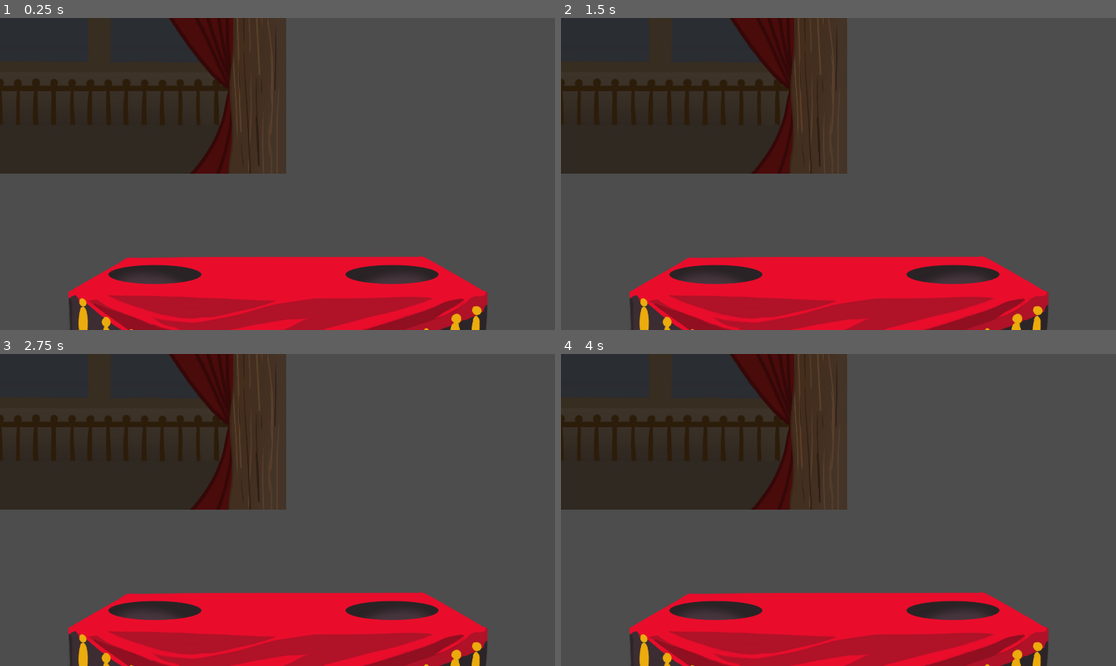
Above: before the commit, frames 1-4 (two rows, left to right).
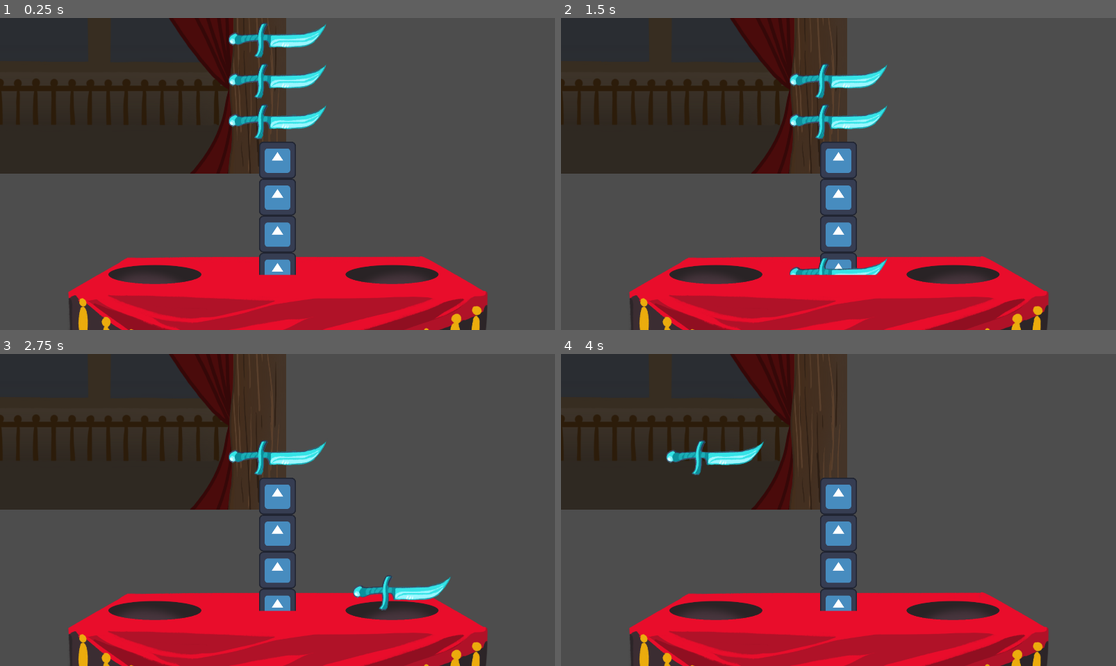
Above: after the commit, the same moments.

Repository: entityJY/wizard-sorting
Game: Godot game, scene res://levels/level_1/level_1.tscn
The game is run twice, just before and just after one commit, with the same random seed, the same clock (stepped at 60 frames per second) and the same inputs. This scene is started directly instead of the project's main scene. The engine's default icon, where the game draws it, is replaced by a stand-in: a white triangle on a blue panel in a dark square.
Inputs:
- Up to frame 1 (0.25 s): no input
- Up to frame 2 (1.5 s): tap Enter at 0.5 s; hold Right (right) 0.53-1.28 s; hold Down (down) from 1.28 s (still down)
- Up to frame 3 (2.75 s): tap Space at 2 s; release Down (down) at 2.03 s; hold Right (right) from 2.03 s (still down)
- Up to frame 4 (4 s): tap Enter at 3.5 s; release Right (right) at 3.53 s; hold Left (left) from 3.53 s (still down)

The runs differ from the first frame. In frame 1, 4.1% of the frame differs, in the area x 41-59%, y 1-83%; in frame 2, 3.7%; in frame 3, 3.4%; in frame 4, 2.7%.

Commit message:
Finished visuals

Diff:
--- a/items/basic_item.gd
+++ b/items/basic_item.gd
@@ -3,7 +3,8 @@
 
 @export var attributes: Array[String]
 @export var effects: Array[Effect]
-@export var sprite: Resource
+@export var sprite: Texture2D
+var attached_node: ItemScene = null
 
 func on_sort(user_effects: UserEffects):
 	for effect in effects:
@@ -16,3 +17,8 @@
 func on_enter_active_sort(user_effects: UserEffects):
 	for effect in effects:
 		effect.on_enter_active_sort(user_effects)
+
+func set_attached_target(target: Vector2):
+	attached_node.sorted = true
+	if attached_node:
+		attached_node.target_position = target
--- a/items/blue_knife.tres
+++ b/items/blue_knife.tres
@@ -1,10 +1,11 @@
-[gd_resource type="Resource" script_class="Item" load_steps=4 format=3 uid="uid://dptm46shc720i"]
+[gd_resource type="Resource" script_class="Item" load_steps=4 format=3 uid="uid://dxgdjwptdx0cn"]
 
 [ext_resource type="Script" uid="uid://5vfpq1c3oeq8" path="res://resources/effects/basic_effect.gd" id="1_v330t"]
 [ext_resource type="Script" uid="uid://drjgkm8r1ypcg" path="res://items/basic_item.gd" id="2_8y1ok"]
 [ext_resource type="Texture2D" uid="uid://cpl3twwukqr3v" path="res://assets/blue knife.png" id="3_8y1ok"]
 
 [resource]
+resource_local_to_scene = true
 script = ExtResource("2_8y1ok")
 sprite = ExtResource("3_8y1ok")
 metadata/_custom_type_script = "uid://drjgkm8r1ypcg"
--- /dev/null
+++ b/items/blue_knife.tscn
@@ -0,0 +1,9 @@
+[gd_scene load_steps=3 format=3 uid="uid://dlr50mqa38l6e"]
+
+[ext_resource type="Script" uid="uid://drjgkm8r1ypcg" path="res://items/basic_item.gd" id="1_0q4rs"]
+[ext_resource type="Texture2D" uid="uid://cpl3twwukqr3v" path="res://assets/blue knife.png" id="1_5qt0x"]
+
+[node name="BlueKnife" type="Sprite2D"]
+texture = ExtResource("1_5qt0x")
+script = ExtResource("1_0q4rs")
+metadata/_custom_type_script = "uid://drjgkm8r1ypcg"
--- a/items/blue_potion.tres
+++ b/items/blue_potion.tres
@@ -5,6 +5,7 @@
 [ext_resource type="Texture2D" uid="uid://bp4wjd31mnu8b" path="res://assets/blue potion.png" id="3_dyqxh"]
 
 [resource]
+resource_local_to_scene = true
 script = ExtResource("2_dyqxh")
 attributes = Array[String](["potion", "blue"])
 sprite = ExtResource("3_dyqxh")
--- a/items/bow.tres
+++ b/items/bow.tres
@@ -5,6 +5,7 @@
 [ext_resource type="Texture2D" uid="uid://dadk8tgqwamsc" path="res://icon.svg" id="3_65rus"]
 
 [resource]
+resource_local_to_scene = true
 script = ExtResource("2_65rus")
 attributes = Array[String](["ranged", "pierce"])
 sprite = ExtResource("3_65rus")
--- a/items/hammer.tres
+++ b/items/hammer.tres
@@ -1,10 +1,11 @@
-[gd_resource type="Resource" script_class="Item" load_steps=4 format=3 uid="uid://cdd0hn52p0g8q"]
+[gd_resource type="Resource" script_class="Item" load_steps=4 format=3 uid="uid://cxwjyucgeju8o"]
 
 [ext_resource type="Script" uid="uid://5vfpq1c3oeq8" path="res://resources/effects/basic_effect.gd" id="1_4l7ey"]
 [ext_resource type="Script" uid="uid://drjgkm8r1ypcg" path="res://items/basic_item.gd" id="2_na6ny"]
 [ext_resource type="Texture2D" uid="uid://dadk8tgqwamsc" path="res://icon.svg" id="3_na6ny"]
 
 [resource]
+resource_local_to_scene = true
 script = ExtResource("2_na6ny")
 attributes = Array[String](["blunt", "melee"])
 sprite = ExtResource("3_na6ny")
--- a/items/knife.tres
+++ b/items/knife.tres
@@ -1,10 +1,11 @@
-[gd_resource type="Resource" script_class="Item" load_steps=4 format=3 uid="uid://brf5m8q0pmjd"]
+[gd_resource type="Resource" script_class="Item" load_steps=4 format=3 uid="uid://bhrgju2sfgtru"]
 
 [ext_resource type="Script" uid="uid://5vfpq1c3oeq8" path="res://resources/effects/basic_effect.gd" id="1_q5u4v"]
 [ext_resource type="Script" uid="uid://drjgkm8r1ypcg" path="res://items/basic_item.gd" id="2_crodb"]
 [ext_resource type="Texture2D" uid="uid://dadk8tgqwamsc" path="res://icon.svg" id="3_crodb"]
 
 [resource]
+resource_local_to_scene = true
 script = ExtResource("2_crodb")
 attributes = Array[String](["cut", "melee"])
 sprite = ExtResource("3_crodb")
--- a/items/red_mace.tres
+++ b/items/red_mace.tres
@@ -1,10 +1,11 @@
-[gd_resource type="Resource" script_class="Item" load_steps=4 format=3 uid="uid://ceqj0ocm8lgn4"]
+[gd_resource type="Resource" script_class="Item" load_steps=4 format=3 uid="uid://bc2wyf85lloq4"]
 
 [ext_resource type="Script" uid="uid://5vfpq1c3oeq8" path="res://resources/effects/basic_effect.gd" id="1_ooxok"]
 [ext_resource type="Script" uid="uid://drjgkm8r1ypcg" path="res://items/basic_item.gd" id="2_a1hsx"]
 [ext_resource type="Texture2D" uid="uid://dhbnva0sv6wv3" path="res://assets/red mace.png" id="3_a1hsx"]
 
 [resource]
+resource_local_to_scene = true
 script = ExtResource("2_a1hsx")
 attributes = Array[String](["weapon", "red"])
 sprite = ExtResource("3_a1hsx")
--- a/items/red_potion.tres
+++ b/items/red_potion.tres
@@ -1,10 +1,11 @@
-[gd_resource type="Resource" script_class="Item" load_steps=4 format=3 uid="uid://dusog6cxrgkx2"]
+[gd_resource type="Resource" script_class="Item" load_steps=4 format=3 uid="uid://cdxtiijwx4pfu"]
 
 [ext_resource type="Script" uid="uid://5vfpq1c3oeq8" path="res://resources/effects/basic_effect.gd" id="1_qogcl"]
 [ext_resource type="Script" uid="uid://drjgkm8r1ypcg" path="res://items/basic_item.gd" id="2_va37j"]
 [ext_resource type="Texture2D" uid="uid://bu85ibb8evsbm" path="res://assets/red potion.png" id="3_va37j"]
 
 [resource]
+resource_local_to_scene = true
 script = ExtResource("2_va37j")
 attributes = Array[String](["potion", "red"])
 sprite = ExtResource("3_va37j")
--- a/levels/level.gd
+++ b/levels/level.gd
@@ -1,13 +1,18 @@
 extends Node2D
 
 
-@export var unsorted_stack: ItemStack
+@export var starting_stack: ItemStack
+var unsorted_stack: ItemStack
 var left_stack: Array[Item]
 var right_stack: Array[Item]
 var discard_stack: Array[Item]
 
 signal stack_sorted(score: int)
 var user_effects: UserEffects = UserEffects.new()
+
+
+func _ready():
+	start_level()
 
 func _process(_delta):
 	var left = Input.is_action_just_pressed("left")
@@ -21,16 +26,19 @@
 	if left:
 		var item = unsorted_stack.pop_front()
 		item.on_sort(user_effects)
+		item.set_attached_target($LeftStack.global_position)
 		left_stack.append(item)
 
 	if right:
 		var item = unsorted_stack.pop_front()
 		item.on_sort(user_effects)
+		item.set_attached_target($RightStack.global_position)
 		right_stack.append(item)
 
 	if down:
 		var item = unsorted_stack.pop_front()
 		item.on_discard(user_effects)
+		item.set_attached_target(Vector2(0, 450))
 		discard_stack.append(item)
 
 	if left or right or down:
@@ -39,6 +47,7 @@
 
 	if unsorted_stack.is_empty():
 		calculate_score()
+
 
 func sort_dict(a: String, b: String, dict: Dictionary):
 	return true if dict[a] > dict[b] else false
@@ -96,3 +105,24 @@
 			score -= 1
 
 	stack_sorted.emit(score)
+
+
+func start_level():
+	var item_array: Array[Item]
+	for item in starting_stack.item_stack:
+		item_array.append(item.duplicate())
+	unsorted_stack = ItemStack.new(item_array, starting_stack.randomized_order)
+
+	var start_position: Vector2 = $ItemStack.global_position
+	var prev_height: int = 0
+	unsorted_stack.item_stack.reverse()
+	for item in unsorted_stack.item_stack:
+		@warning_ignore("integer_division")
+		start_position.y -= (item.sprite.get_height() + prev_height) / 2
+		var scene: ItemScene = ItemScene.new(item.sprite)
+		scene.global_position = start_position
+		scene.target_position = start_position
+		item.attached_node = scene
+		$InstantiatedItems.add_child(scene)
+		prev_height = item.sprite.get_height()
+	unsorted_stack.item_stack.reverse()
--- a/levels/level_1/level_1.tscn
+++ b/levels/level_1/level_1.tscn
@@ -2,31 +2,34 @@
 
 [ext_resource type="Script" uid="uid://5y0d4l88w2nq" path="res://levels/level.gd" id="1_k1ttk"]
 [ext_resource type="Script" uid="uid://drjgkm8r1ypcg" path="res://items/basic_item.gd" id="2_45440"]
-[ext_resource type="Resource" uid="uid://b6wciwk4136me" path="res://items/blue_potion.tres" id="4_j48du"]
+[ext_resource type="Resource" uid="uid://dxgdjwptdx0cn" path="res://items/blue_knife.tres" id="3_j48du"]
+[ext_resource type="Resource" uid="uid://bhrgju2sfgtru" path="res://items/knife.tres" id="4_8jbay"]
 [ext_resource type="Script" uid="uid://b3t2d1rtlp32f" path="res://resources/item_stack.gd" id="5_8jbay"]
-[ext_resource type="Resource" uid="uid://b4c701y1hsxkv" path="res://items/bow.tres" id="5_mxc8w"]
 [ext_resource type="Texture2D" uid="uid://dxcmrshjxkgjk" path="res://assets/table front.png" id="6_mxc8w"]
 [ext_resource type="Texture2D" uid="uid://b5f7roo05aq48" path="res://assets/table base.png" id="7_j48du"]
 [ext_resource type="Texture2D" uid="uid://07t0yhbsmgo2" path="res://Backgrounds/background2.png" id="8_j48du"]
 
-[sub_resource type="Resource" id="Resource_la5aw"]
+[sub_resource type="Resource" id="Resource_e6u7d"]
 script = ExtResource("5_8jbay")
-item_stack = Array[ExtResource("2_45440")]([ExtResource("5_mxc8w"), ExtResource("5_mxc8w"), ExtResource("5_mxc8w"), ExtResource("5_mxc8w"), ExtResource("4_j48du"), ExtResource("4_j48du"), ExtResource("4_j48du"), ExtResource("4_j48du")])
+item_stack = Array[ExtResource("2_45440")]([ExtResource("3_j48du"), ExtResource("3_j48du"), ExtResource("3_j48du"), ExtResource("3_j48du"), ExtResource("4_8jbay"), ExtResource("4_8jbay"), ExtResource("4_8jbay"), ExtResource("4_8jbay")])
 metadata/_custom_type_script = "uid://b3t2d1rtlp32f"
 
 [node name="Level1" type="Node2D"]
 script = ExtResource("1_k1ttk")
-unsorted_stack = SubResource("Resource_la5aw")
+starting_stack = SubResource("Resource_e6u7d")
 
 [node name="ItemStack" type="Node2D" parent="."]
+position = Vector2(0, 400)
 
 [node name="LeftStack" type="Node2D" parent="."]
-position = Vector2(-350, 200)
+position = Vector2(-430, 470)
 
 [node name="RightStack" type="Node2D" parent="."]
-position = Vector2(350, 200)
+position = Vector2(431, 470)
 
 [node name="Camera2D" type="Camera2D" parent="."]
+
+[node name="InstantiatedItems" type="Node" parent="."]
 
 [node name="TableFront" type="Sprite2D" parent="."]
 top_level = true
--- a/resources/item_stack.gd
+++ b/resources/item_stack.gd
@@ -4,8 +4,9 @@
 @export var item_stack: Array[Item]
 @export var randomized_order: bool = false
 
-func _init(items: Array[Item] = []):
+func _init(items: Array[Item] = [], p_randomized_order = false):
     item_stack = items
+    randomized_order = p_randomized_order
     if randomized_order:
         item_stack.shuffle()
 
--- /dev/null
+++ b/scenes/item_scene.gd
@@ -0,0 +1,15 @@
+extends Sprite2D
+class_name ItemScene
+
+
+@export var target_position: Vector2
+var SPEED = 10
+var sorted: bool = false
+
+func _init(sprite: Resource):
+	texture = sprite
+
+func _process(delta):
+	if sorted and abs(global_position.x-target_position.x) < 1:
+		global_position = global_position.lerp(Vector2(target_position.x, target_position.y), SPEED*delta)
+	global_position = global_position.lerp(Vector2(target_position.x, global_position.y), SPEED*delta)
--- /dev/null
+++ b/scenes/item_scene.tscn
@@ -0,0 +1,7 @@
+[gd_scene load_steps=2 format=3 uid="uid://ccd3pyrrye7oo"]
+
+[ext_resource type="Script" uid="uid://bemvfnqtapohu" path="res://scenes/item_scene.gd" id="1_a127h"]
+
+[node name="ItemScene" type="Sprite2D"]
+script = ExtResource("1_a127h")
+metadata/_custom_type_script = "uid://bemvfnqtapohu"
Not shown, added: scenes/item_scene.gd.uid
